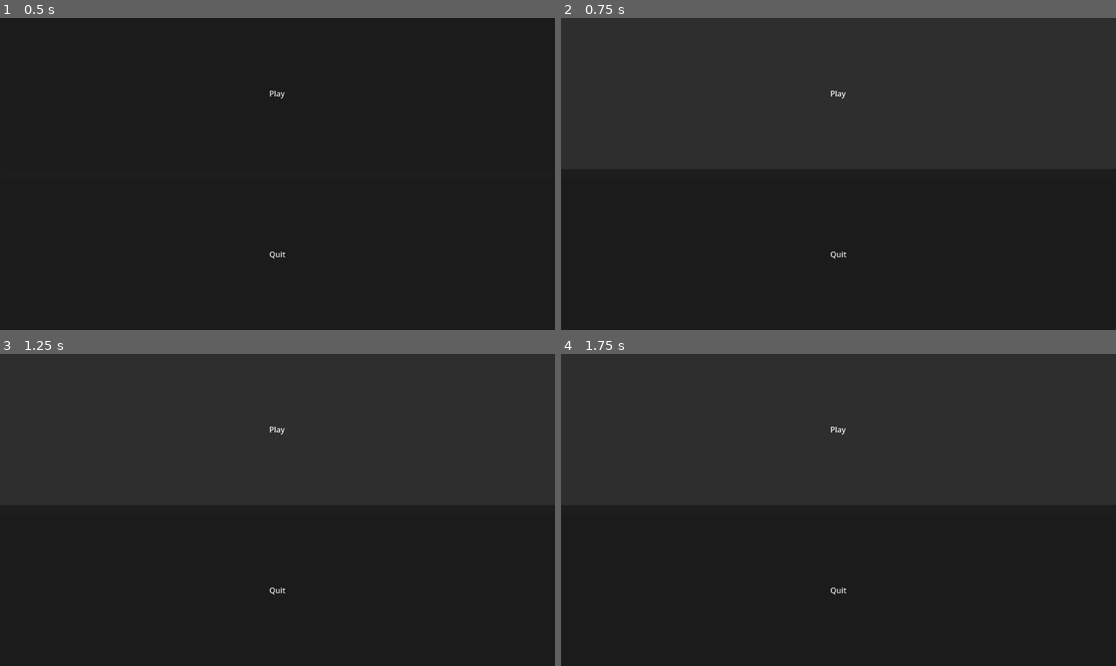
Above: before the commit, frames 1-4 (two rows, left to right).
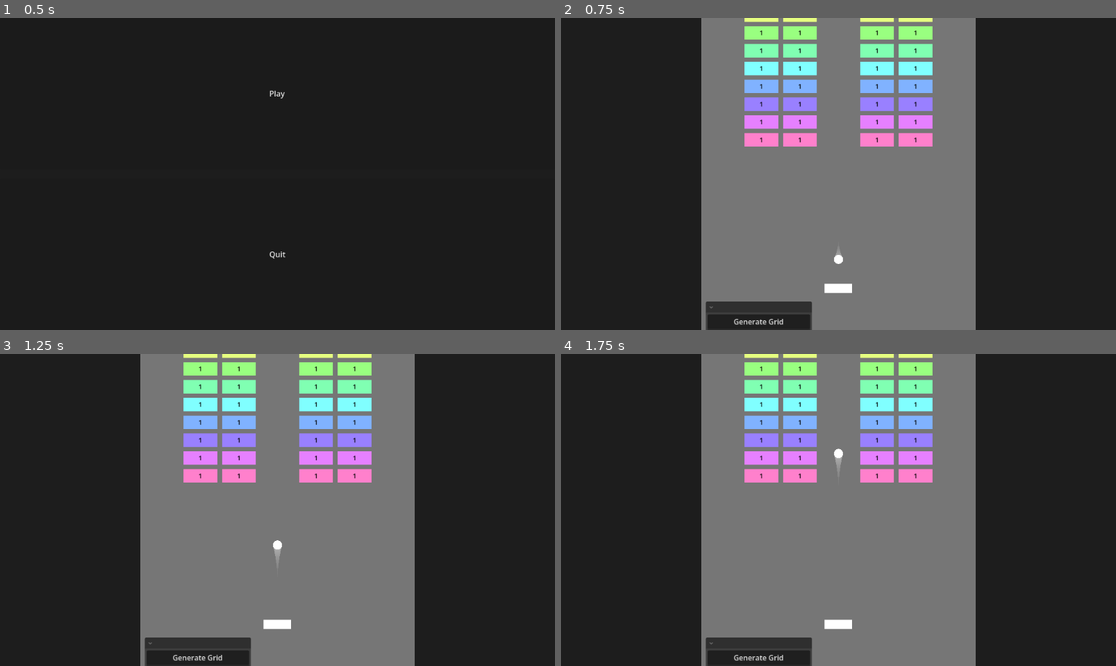
Above: after the commit, the same moments.

Repository: ProudFridge/Breakout
Game: Godot game, scene res://scenes/main_menu/main_menu.tscn
The game is run twice, just before and just after one commit, with the same random seed, the same clock (stepped at 60 frames per second) and the same inputs. Sound files missing from this copy of the repository are replaced by a short silence.
Inputs (mouse positions are in pixels of both pictures, inside the frame that each line leads up to):
- Up to frame 1 (0.5 s): no input
- Up to frame 2 (0.75 s): click "Play" at 0.5 s
- Up to frame 3 (1.25 s): no input
- Up to frame 4 (1.75 s): click (838, 428) at 1.25 s, where only the run before the commit has a clickable "Play"

Frame 1 is identical in both runs. In frame 2, 48% of the frame differs, in the area x 25-75%, y 0-100%; in frame 3, 48%; in frame 4, 48%.

Commit message:
Remove ununsed print statements

Diff:
--- a/scenes/arena/arena.gd
+++ b/scenes/arena/arena.gd
@@ -31,16 +31,16 @@
 
 	# Load levels
 	LevelManager.load_levels()
-	print(LevelManager.grid)
 
 	# Center camera, paddle and ball
 	camera.position = gameAreaSize / 2
 	paddle.position = Vector2(gameAreaSize.x / 2, 700)
 	ball.position = Vector2(gameAreaSize.x / 2, 570)
 
-
 	# Makes the ui only fit in the game area
 	ui.size = gameAreaSize
+	header.position.y = -header.size.y
+	panel.size = gameAreaSize
 
 	game_manager.lost_game.connect(_on_game_manager_lost_game)
 	# TODO: Try to fix later, tried to add a setting that made the viewport the same size as the game area + header
@@ -48,13 +48,6 @@
 		#ProjectSettings.set_setting("display/window/size/viewport_width", 200)
 		#ProjectSettings.set_setting("display/window/size/viewport_height", gameAreaSize.y + header.size.y)
 
-	header.position.y = -header.size.y
-	panel.size = gameAreaSize
-
-	if LevelManager.grid.is_empty():
-		print("EMPTYYY")
-	else:
-		print("NOT EMPTY, should work")
 	block_manager.generate_grid(blockAreaSize, LevelManager.grid[game_manager.currentLevel][0], block_manager.block_padding, block_manager.grid_padding)
 
 	# Set up the world boundaries and add the screen edges
--- a/scenes/arena/restart_button.gd
+++ b/scenes/arena/restart_button.gd
@@ -8,4 +8,4 @@
 
 func _on_restart_button_pressed() -> void:
 	print(get_tree().root)
-	SwitcherSingleton.switch_from_to(arena, "res://scenes/arena/arena.tscn")
+	SwitcherSingleton.switch_from_to("res://scenes/arena/arena.tscn")
--- a/scenes/main_menu/play_button.gd
+++ b/scenes/main_menu/play_button.gd
@@ -6,4 +6,4 @@
 	self.pressed.connect(_on_pressed)
 
 func _on_pressed() -> void:
-	SwitcherSingleton.switch_from_to(main_menu, "res://scenes/arena/arena.tscn")
+	SwitcherSingleton.switch_from_to("res://scenes/arena/arena.tscn")
--- a/scenes/singletons/SwitcherSingleton/switcher_singleton.gd
+++ b/scenes/singletons/SwitcherSingleton/switcher_singleton.gd
@@ -13,16 +13,18 @@
 
 
 ## Deletes the sourceScene and instances the targetScene
-func switch_from_to(sourceScene: Node, targetScene: String) -> void:
+func switch_from_to(targetScene: String, transitionType: TRANSITION_TYPE = TRANSITION_TYPE.NONE) -> void:
 	# Defer the load to a later time, when we can be sure that no code from the current scene is running
-	deferred_switch_to.call_deferred(sourceScene, targetScene)
+	deferred_switch_to.call_deferred(targetScene, transitionType)
 
-func deferred_switch_to(targetScene: String) -> void:
+func deferred_switch_to(targetScene: String, transitionType: TRANSITION_TYPE) -> void:
 	# It is now safe to remove the current scene.
 	current_scene.free()
 
 	# Load the new scene.
 	var s: PackedScene = ResourceLoader.load(targetScene)
+
+
 
 	# Instance the new scene.
 	current_scene = s.instantiate()
@@ -34,3 +36,9 @@
 
 	# Optionally, to make it compatible with the SceneTree.change_scene_to_file() API.
 	get_tree().current_scene = current_scene
+
+## Defines the transition type used when switching scenes
+enum TRANSITION_TYPE {
+	NONE,
+	SLIDE
+}
